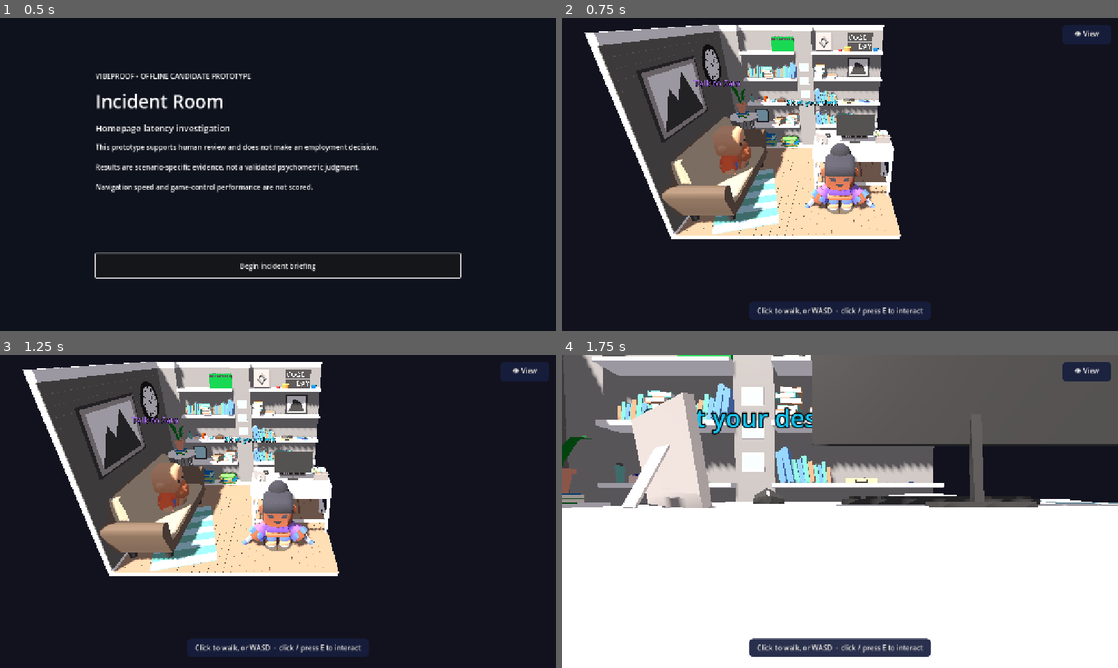
Above: before the commit, frames 1-4 (two rows, left to right).
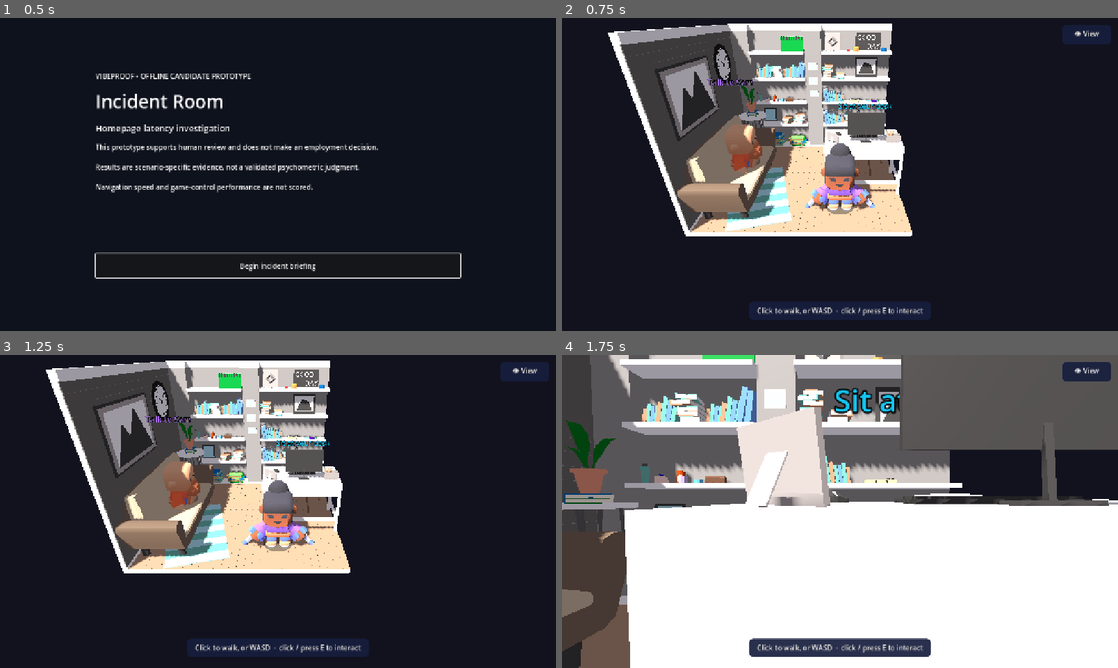
Above: after the commit, the same moments.

Repository: mengfoong-dev/codex-candidate-assesment-system
Game: Godot game, scene res://scenes/main/main.tscn
The game is run twice, just before and just after one commit, with the same random seed, the same clock (stepped at 60 frames per second) and the same inputs.
Inputs:
- Up to frame 1 (0.5 s): no input
- Up to frame 2 (0.75 s): click "Begin incident briefing" at 0.5 s
- Up to frame 3 (1.25 s): no input
- Up to frame 4 (1.75 s): click "👁 View" at 1.25 s

Frame 1 is identical in both runs. In frame 2, 18% of the frame differs, in the area x 4-63%, y 1-71%; in frame 3, 18%; in frame 4, 29%, in the area x 0-100%, y 0-100%.

Commit message:
fix: desk label/trigger on the actual desk; clarify locked workspace tabs
1. The 'Sit at your desk' trigger+label were at (0.45,-0.7), off to the side of the
   built-in desk (measured at ~(1.75,-0.5)). Moved the trigger onto the desk so the
   label floats over it and pressing E at the visible desk actually sits you.
2. Evidence/Assistant/Files&Tests/Submit are locked until the initial hypothesis is
   recorded (a domain rule). Made this obvious: the Brief page states the tabs unlock
   after recording, and tapping a locked tab now jumps to the Brief tab with a hint
   instead of silently doing nothing.

Diff:
--- a/apps/incident-room/scenes/room/incident_room.tscn
+++ b/apps/incident-room/scenes/room/incident_room.tscn
@@ -84,7 +84,7 @@
 accent_color = Color(0.66, 0.42, 0.94, 1)
 
 [node name="MyDesk" type="Node3D" parent="."]
-transform = Transform3D(1, 0, 0, 0, 1, 0, 0, 0, 1, 0.45, 0, -0.7)
+transform = Transform3D(1, 0, 0, 0, 1, 0, 0, 0, 1, 1.75, 0, -0.2)
 
 [node name="Trigger" parent="MyDesk" instance=ExtResource("2_station")]
 station_id = "my_desk"
@@ -92,6 +92,6 @@
 accent_color = Color(0.1, 0.78, 0.95, 1)
 
 [node name="Player" parent="." instance=ExtResource("1_player")]
-position = Vector3(1.3, 0.05, 1.6)
+position = Vector3(1.0, 0.05, 1.7)
 camera_path = NodePath("../Camera3D")
 movement_speed = 2.8
--- a/apps/incident-room/scripts/presentation/browser_workspace.gd
+++ b/apps/incident-room/scripts/presentation/browser_workspace.gd
@@ -187,6 +187,11 @@
     if key == "report" and not _report_available:
         return
     if key != "brief" and key != "report" and not _started:
+        # These tabs unlock once the candidate records an initial hypothesis; send them
+        # to the Brief tab (where that happens) instead of a dead tap.
+        set_active_tab("brief")
+        if _brief_status != null:
+            _brief_status.text = "🔒 Record your initial hypothesis below to unlock the workspace."
         return
     set_active_tab(key)
 
@@ -256,7 +261,7 @@
     var brief := _richtext(str(_scenario.get("brief", "")), 90)
     body.add_child(brief)
     body.add_child(HSeparator.new())
-    body.add_child(_heading("Record your initial hypothesis before you dig in.", 16, MUTED))
+    body.add_child(_heading("Record your initial hypothesis to unlock Evidence, Assistant, Files & Tests, and Submit.", 16, ACCENT["brief"]))
     _brief_option = _option(_scenario.get("hypotheses", []), "hypothesis_id", "label")
     body.add_child(_brief_option)
     _brief_confidence = _slider()
